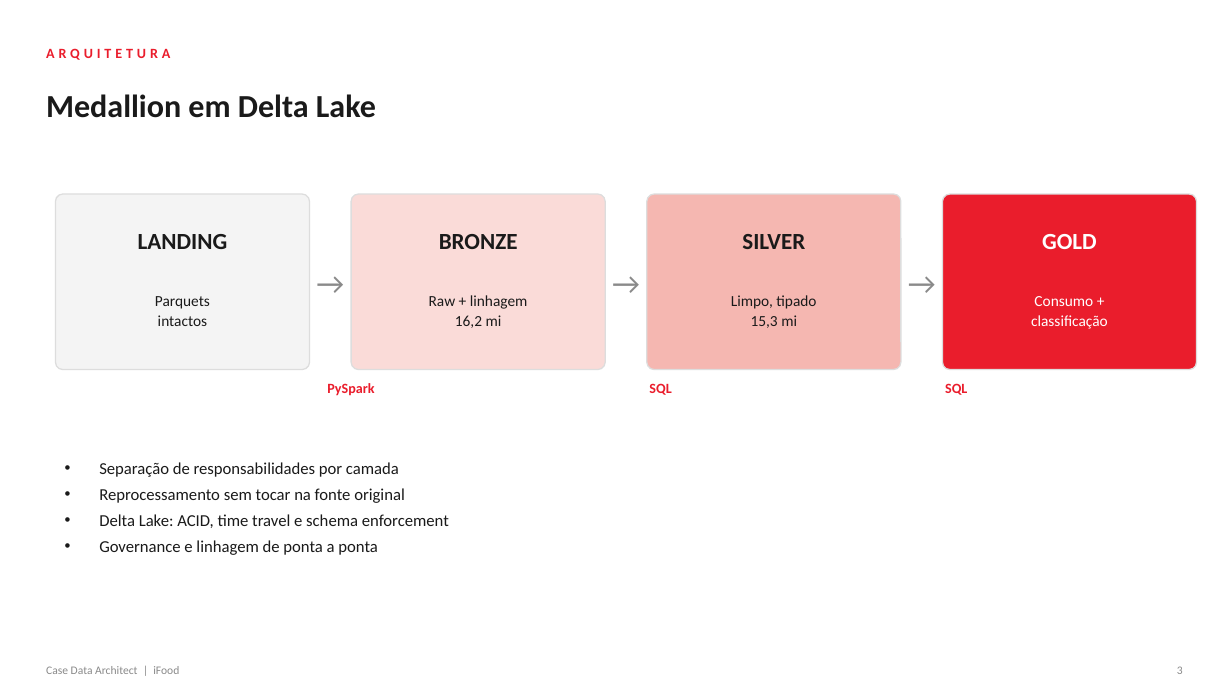
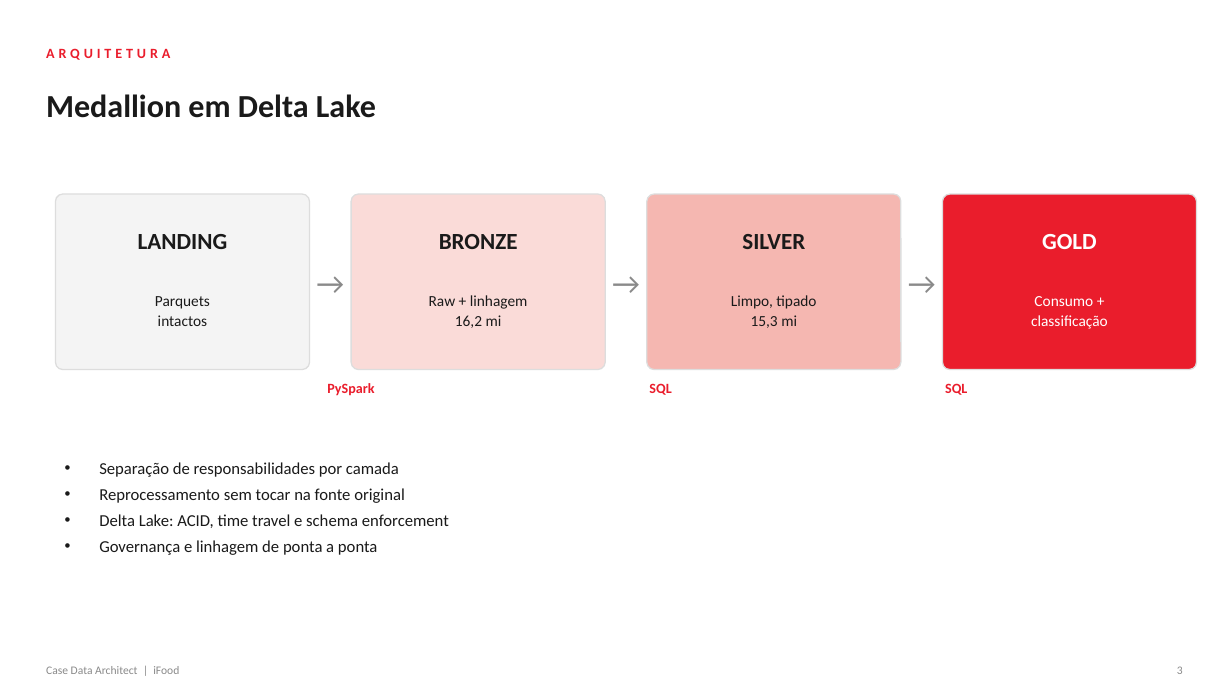
Before and after one commit to carlosnatale/ifood-case, a slide deck: slide 3 of apresentacao/Apresentacao_Case_iFood.pptx. Drawn at 1232x693 pixels with LibreOffice and Linux fonts; fonts in the diff are those of the drawing. Boxes give left, top, right and bottom in pixels: in the first picture for what was removed or moved away, otherwise in the second. Text is boxed around its words. In the diff, an @@ line names an element or a change of style, - is before the commit and + after.

```diff
--- a/apresentacao/Apresentacao_Case_iFood.pptx
+++ b/apresentacao/Apresentacao_Case_iFood.pptx
@@ text at bbox=[99, 540, 377, 555]: text changed @@
-• Governance e linhagem de ponta a ponta
+• Governança e linhagem de ponta a ponta
```
Also in this commit, not shown: 12 other slides changed, 1 slide added.
